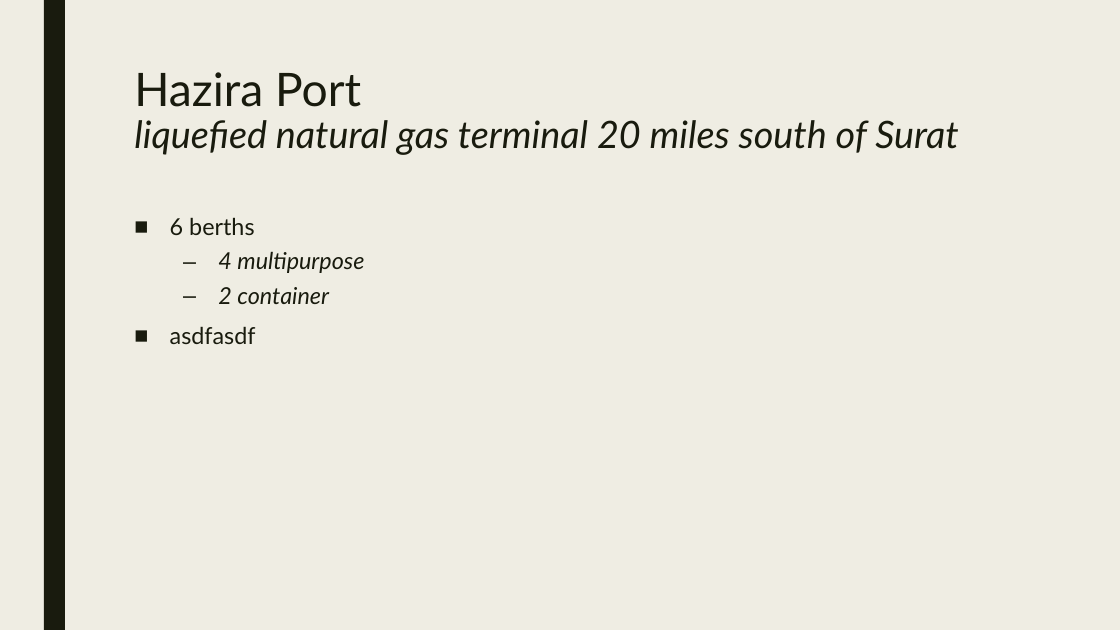
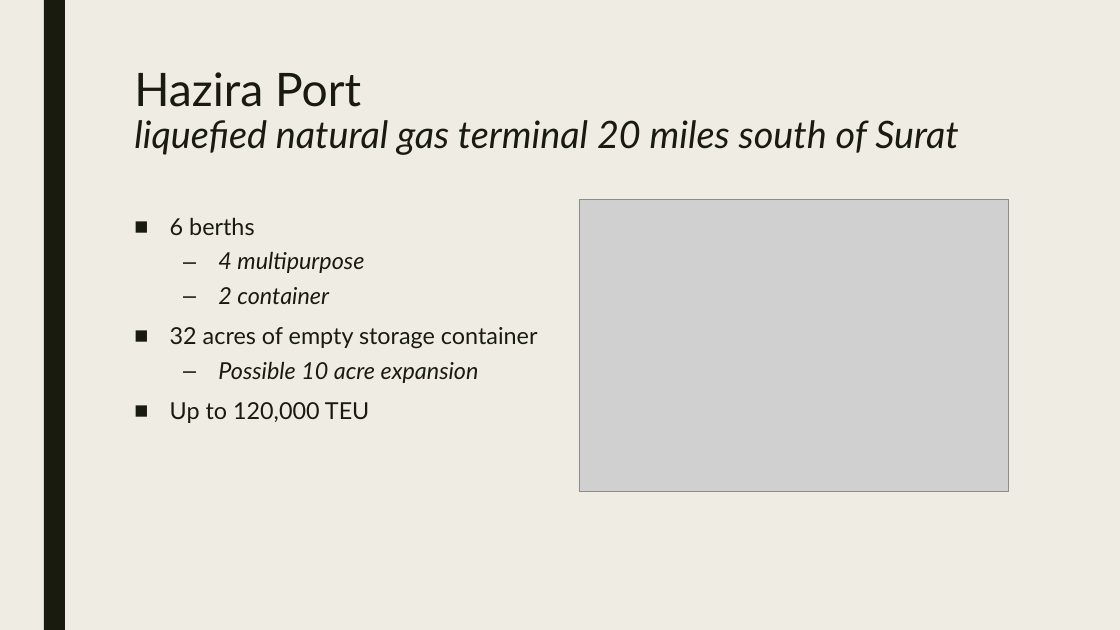
Before and after one commit to lmalmud/hazira-port, a slide deck: slide 2 of Presentation_Hazira.pptx. Drawn at 1120x630 pixels with LibreOffice and Linux fonts; fonts in the diff are those of the drawing; grey boxes stand for pictures. Boxes give left, top, right and bottom in pixels: in the first picture for what was removed or moved away, otherwise in the second. Text is boxed around its words. In the diff, an @@ line names an element or a change of style, - is before the commit and + after.

Commit message:
finished ppt

```diff
--- a/Presentation_Hazira.pptx
+++ b/Presentation_Hazira.pptx
@@ picture added at (579,200,1008,492) @@
@@ text at (170,327,538,423): text changed @@
-■ asdfasdf
+■ 32 acres of empty storage container
+  – Possible 10 acre expansion
+■ Up to 120,000 TEU
```
Also in this commit, not shown: 9 slides added, 1 other file.
